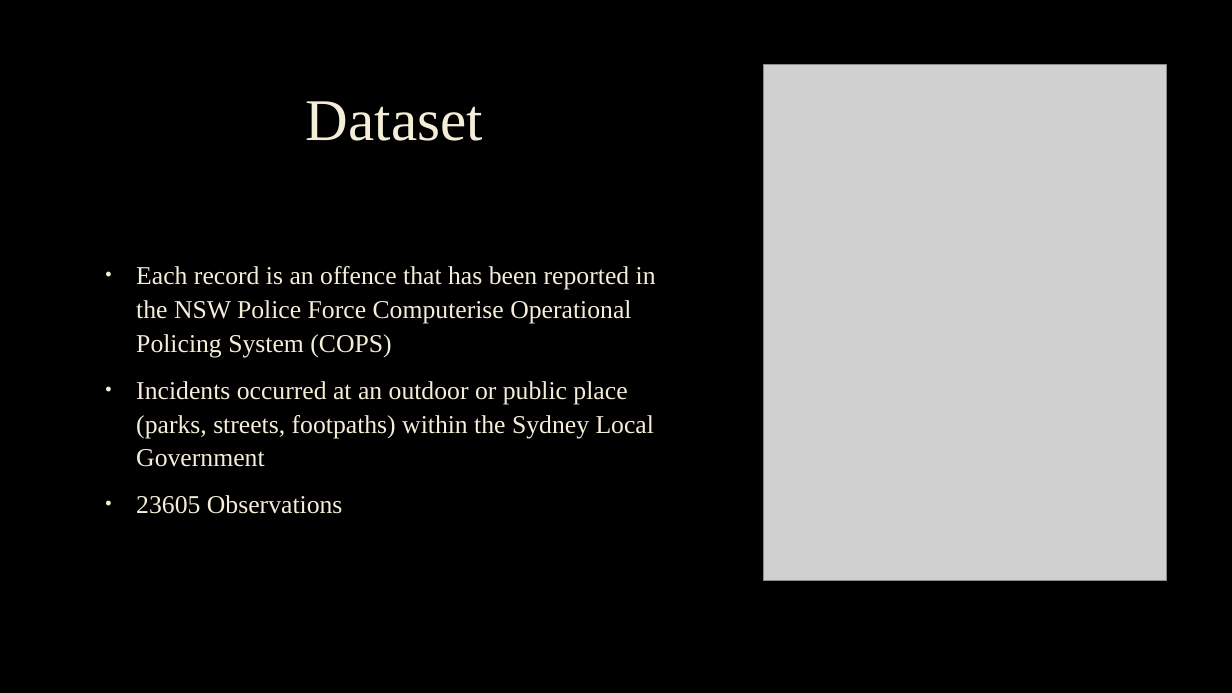
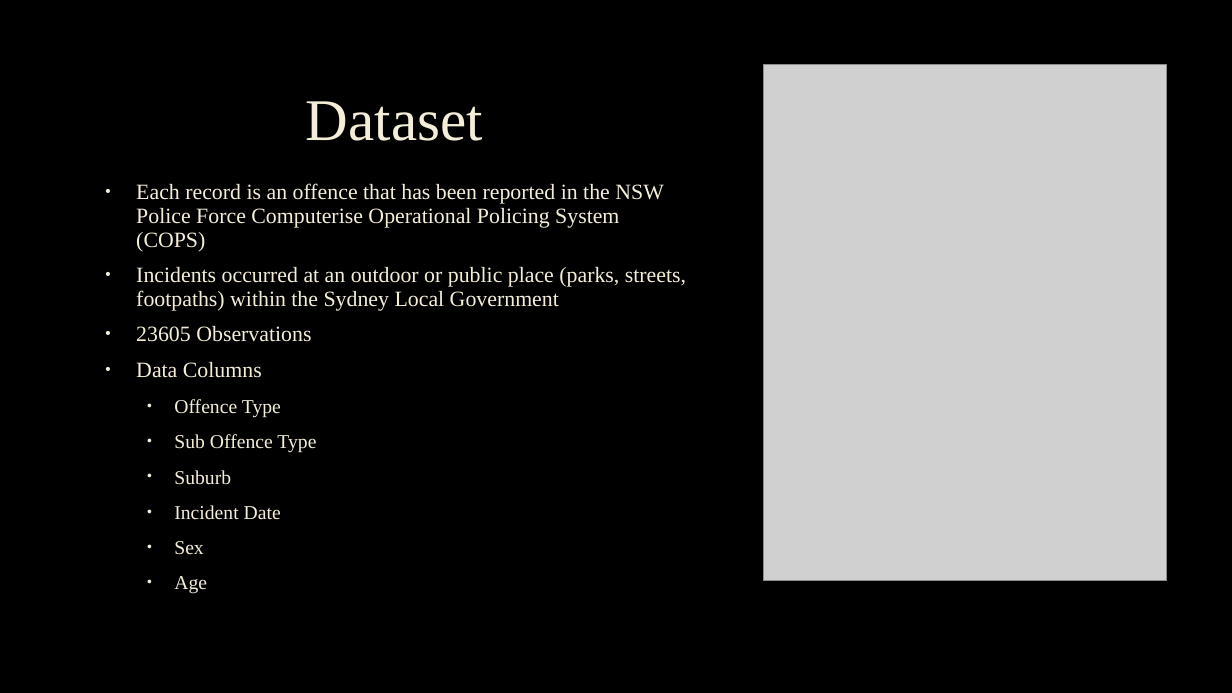
Before and after one commit to sebgiunta/IOD_Mini_Project_1_crimedata, a slide deck: slide 5 of IOD - Mini Project 1 - Slides.pptx (slide 3 before the commit). Drawn at 1232x693 pixels with LibreOffice and Linux fonts; fonts in the diff are those of the drawing; grey boxes stand for pictures; background and template pictures are left out. Boxes give left, top, right and bottom in pixels: in the first picture for what was removed or moved away, otherwise in the second. Text is boxed around its words. In the diff, an @@ line names an element or a change of style, - is before the commit and + after.

Commit message:
Updated slides

```diff
--- a/IOD - Mini Project 1 - Slides.pptx
+++ b/IOD - Mini Project 1 - Slides.pptx
@@ text at (x1=136, y1=183, x2=686, y2=342): size 20 to 17 pt in "Each record is an offence that has ...", "Incidents occurred at an outdoor or public ...", "23605 Observations"; line spacing 1.1 to 0.9 @@
@@ text at (x1=136, y1=362, x2=316, y2=594): paragraphs added @@
+• Data Columns
+  • Offence Type
+  • Sub Offence Type
+  • Suburb
+  • Incident Date
+  • Sex
+  • Age
```
Also in this commit, not shown: 2 other slides changed, 5 slides added.
